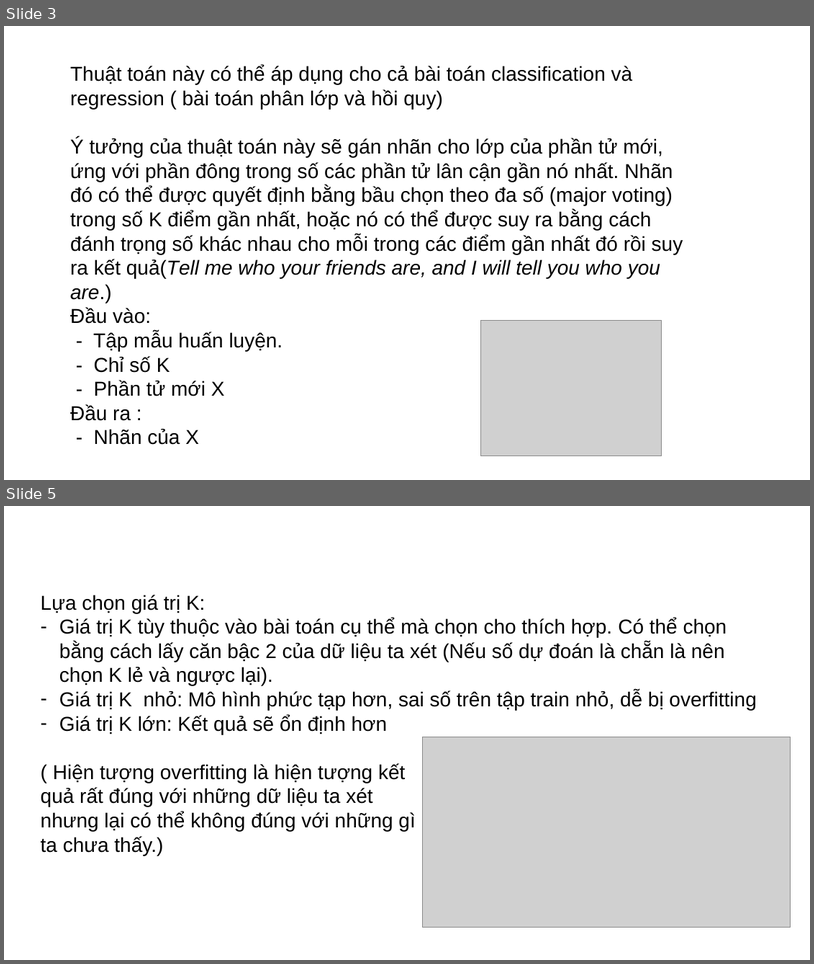
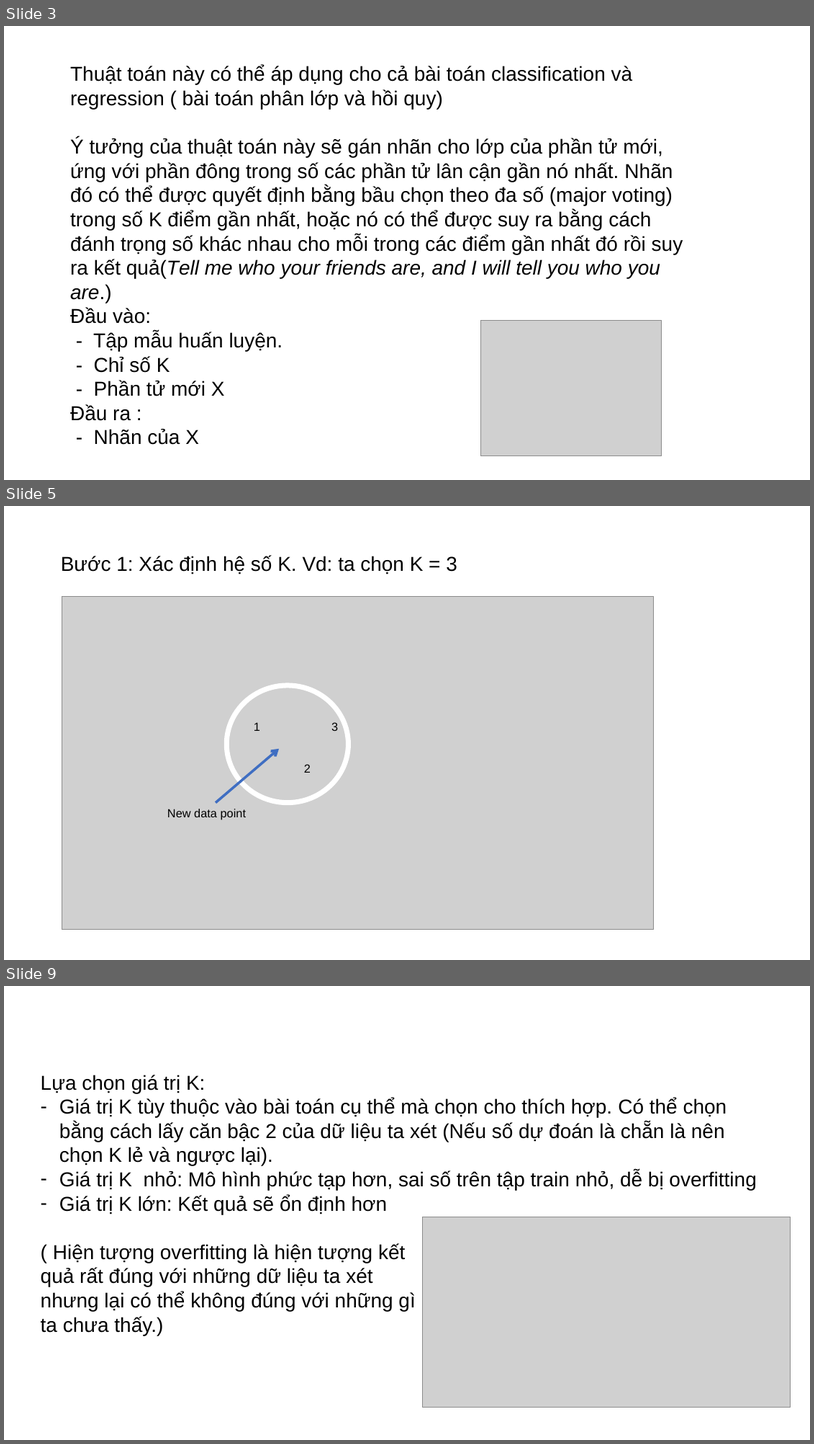
Before and after one commit to doanquocnhan/Credit-Card-Fraud-Detection-Using-KNN, a slide deck: BaoCao_4Tuandau.pptx. Shown one above the other, each under a label of ours: slides 3 and 5 before the commit, slides 3, 5 and 9 after it; the slides between them are not shown. The pictures are 814x964 and 814x1444 pixels, drawn with LibreOffice and Linux fonts; fonts in the diff are those of the drawing; grey boxes stand for pictures. Boxes give left, top, right and bottom in pixels: in the first picture for what was removed or moved away, otherwise in the second. Text is boxed around its words. In the diff, an @@ line names an element or a change of style, - is before the commit and + after.

```diff
--- a/BaoCao_4Tuandau.pptx
+++ b/BaoCao_4Tuandau.pptx
@@ slide 5 added at (4,506,810,960), background #FFFFFF @@
@@ text added at (61,555,458,574), 24 pt, text #000000 @@
+Bước 1: Xác định hệ số K. Vd: ta chọn K = 3
@@ picture added at (62,596,654,929) @@
@@ ellipse added at (226,685,348,803), outline #FFFFFF 6 pt @@
@@ text added at (254,722,260,731), 14 pt, text #000000 @@
+1
@@ text added at (332,722,338,731), 14 pt, text #000000 @@
+3
@@ arrow added from (216, 803) to (279, 749), #3F6FC3 3 pt @@
@@ text added at (304,764,311,772), 14 pt, text #000000 @@
+2
@@ text added at (167,808,246,820), 14 pt, text #000000 @@
+New data point
@@ what was slide 5 is now slide 9 @@
```
Also in this commit, not shown: 2 slides changed, 4 other slides added.
